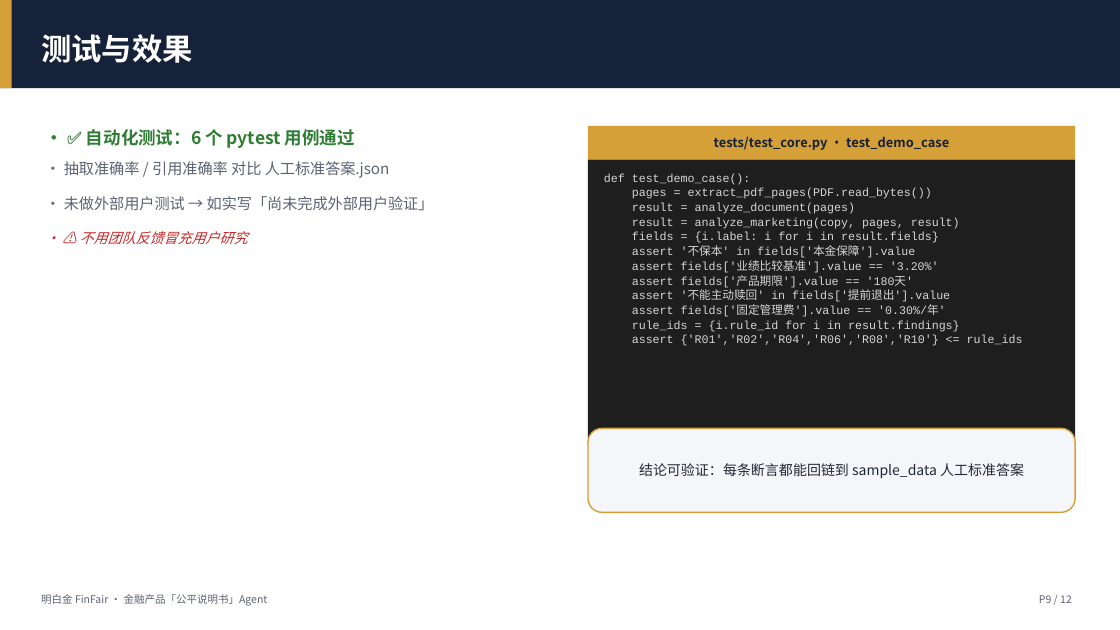
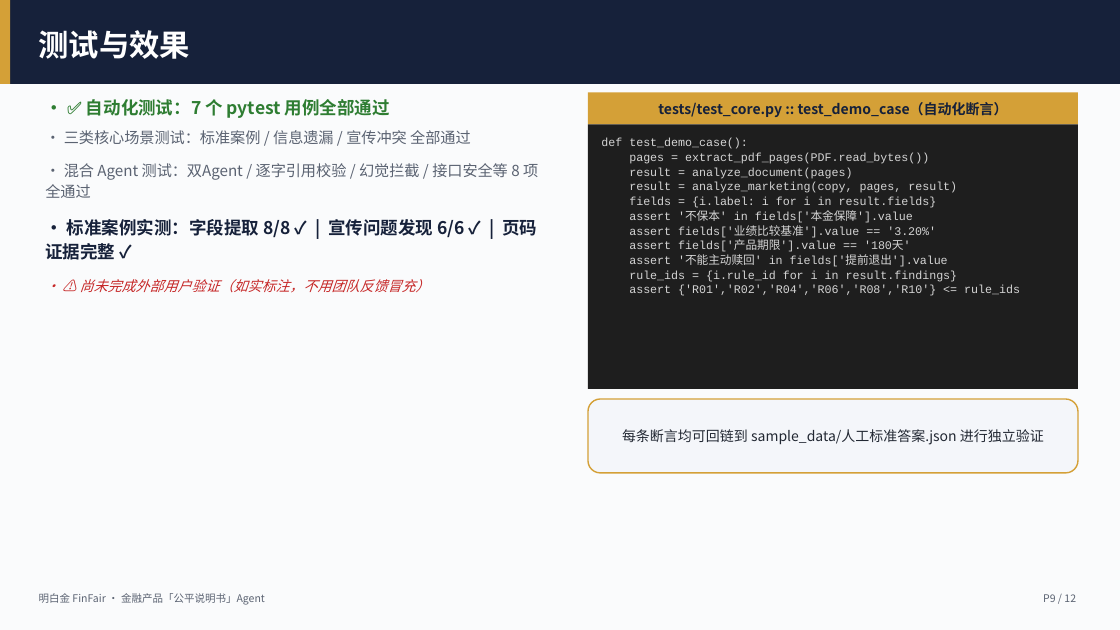
Before and after one commit to XiAn-07/FinFair, a slide deck: slide 9 of docs/商业计划书.pptx. Drawn at 1120x630 pixels with LibreOffice and Linux fonts; fonts in the diff are those of the drawing. Boxes give left, top, right and bottom in pixels: in the first picture for what was removed or moved away, otherwise in the second. Text is boxed around its words. In the diff, an @@ line names an element or a change of style, - is before the commit and + after.

```diff
--- a/docs/商业计划书.pptx
+++ b/docs/商业计划书.pptx
@@ background #FFFFFF to #FAFBFC @@
@@ rectangle: place and size @@
-rectangle at (0, 0, 1120, 88)
+rectangle at (0, 0, 1120, 84)
@@ rectangle: place and size @@
-rectangle at (0, 0, 12, 88)
+rectangle at (0, 0, 10, 84)
@@ text "测试与效果": place and size @@
-text "测试与效果" at (41, 34, 193, 63)
+text "测试与效果" at (39, 30, 191, 59)
@@ text at (45, 99, 538, 293): text changed @@
-• ✅ 自动化测试：6 个 pytest 用例通过
-• 抽取准确率 / 引用准确率 对比 人工标准答案.json
-• 未做外部用户测试 → 如实写「尚未完成外部用户验证」
-• ⚠️ 不用团队反馈冒充用户研究
+• ✅ 自动化测试：7 个 pytest 用例全部通过
+• 三类核心场景测试：标准案例 / 信息遗漏 / 宣传冲突 全部通过
+• 混合 Agent 测试：双Agent / 逐字引用校验 / 幻觉拦截 / 接口安全等 8 项全通过
+• 标准案例实测：字段提取 8/8 ✓ | 宣传问题发现 6/6 ✓ | 页码证据完整 ✓
+• ⚠️ 尚未完成外部用户验证（如实标注，不用团队反馈冒充）
@@ rectangle "tests/test_core.py :: test_demo_case（自动化断言）": place and size @@
-rectangle "tests/test_core.py :: test_demo_case（自动化断言）" at (588, 126, 1075, 160)
+rectangle "tests/test_core.py :: test_demo_case（自动化断言）" at (588, 92, 1078, 124)
@@ text in rectangle at (658, 102, 1008, 117): text changed; size 11 to 12 pt @@
-tests/test_core.py · test_demo_case
+tests/test_core.py :: test_demo_case（自动化断言）
@@ rectangle: place and size @@
-rectangle at (588, 160, 1075, 445)
+rectangle at (588, 124, 1078, 389)
@@ text "def test_demo_case():": place and size @@
-text "def test_demo_case():" at (604, 173, 1023, 346)
+text "def test_demo_case():" at (601, 138, 1020, 296)
@@ text at (632, 306, 945, 317): paragraph removed @@
-assert fields['固定管理费'].value == '0.30%/年'
@@ rounded rectangle "每条断言均可回链到 sample_data/人工标准答案.json 进行独立验证": place and size @@
-rounded rectangle "每条断言均可回链到 sample_data/人工标准答案.json 进行独立验证" at (588, 429, 1075, 513)
+rounded rectangle "每条断言均可回链到 sample_data/人工标准答案.json 进行独立验证" at (588, 399, 1078, 473)
@@ text in rounded rectangle at (622, 429, 1044, 445): text changed @@
-结论可验证：每条断言都能回链到 sample_data 人工标准答案
+每条断言均可回链到 sample_data/人工标准答案.json 进行独立验证
@@ text "P9 / 12": place and size @@
-text "P9 / 12" at (1039, 595, 1072, 603)
+text "P9 / 12" at (1043, 594, 1076, 602)
```
Also in this commit, not shown: 11 other slides changed, 4 other files.
